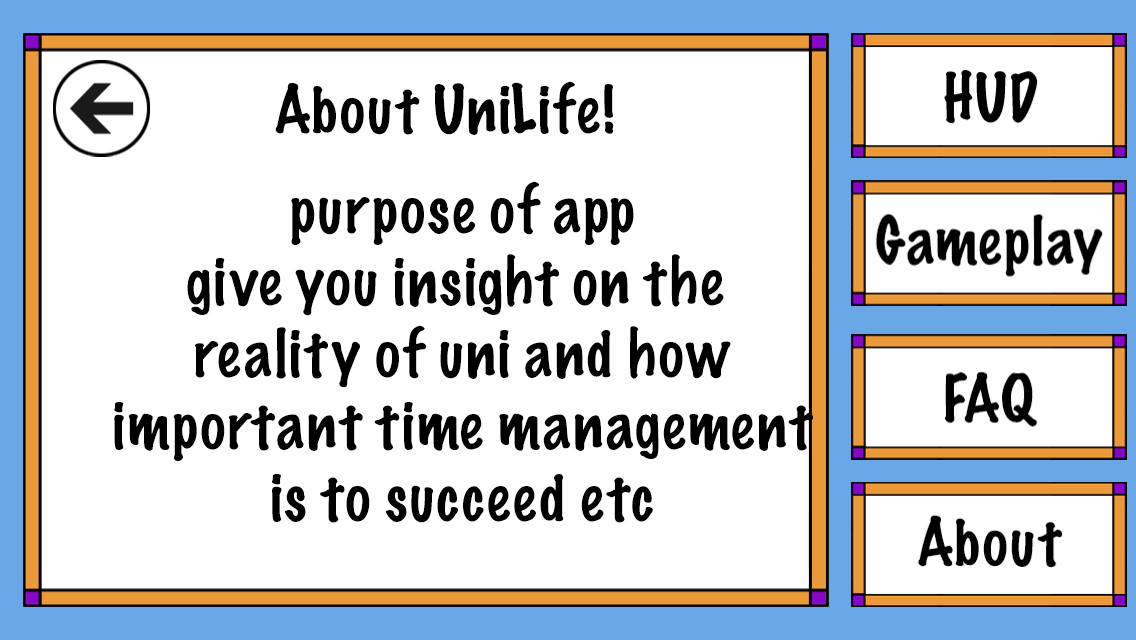
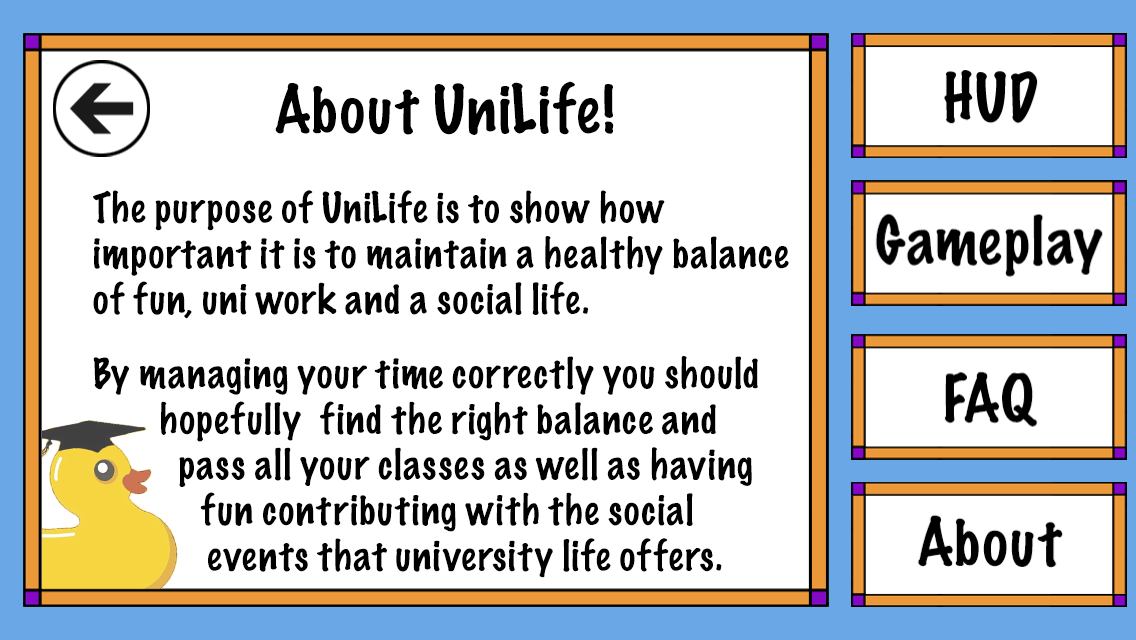
Revision of a layered 1136 x 640 image; what changed, layer by layer:
added layer "Logo_noBG_opaque" above "The purpose of UniLife is to show how important it is to maint" over [42, 419, 179, 589]
renamed "purpose of app give you insight on the reality of uni and how" to "The purpose of UniLife is to show how important it is to maint", painted on it over [93, 181, 813, 578]
